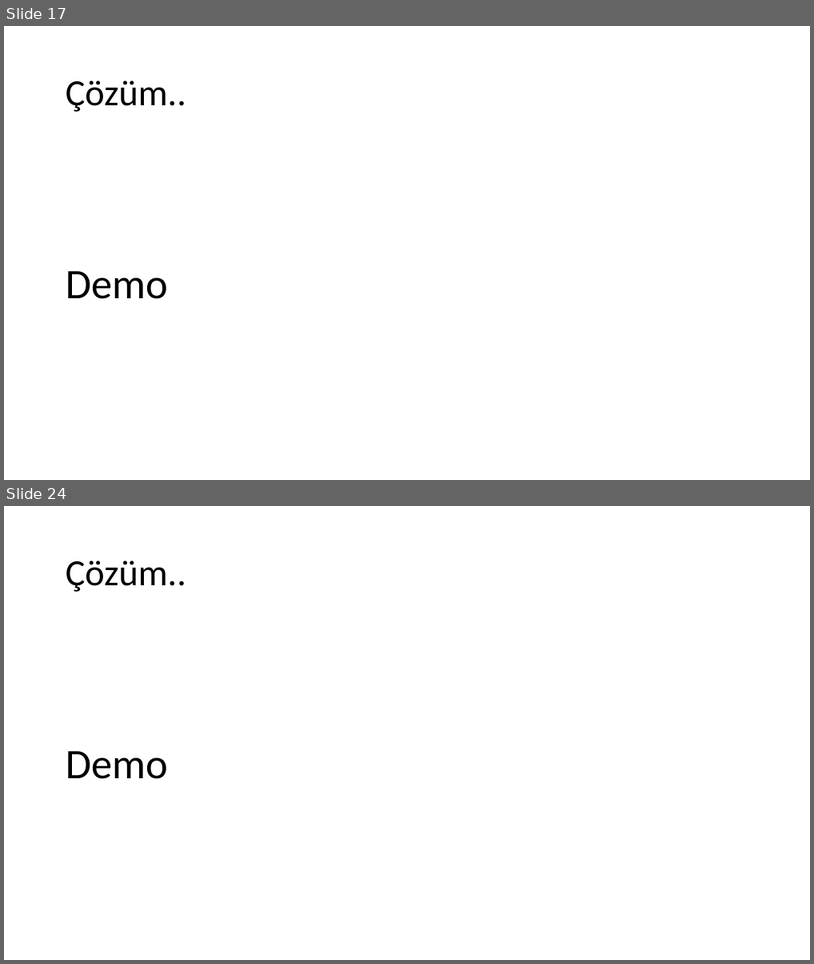
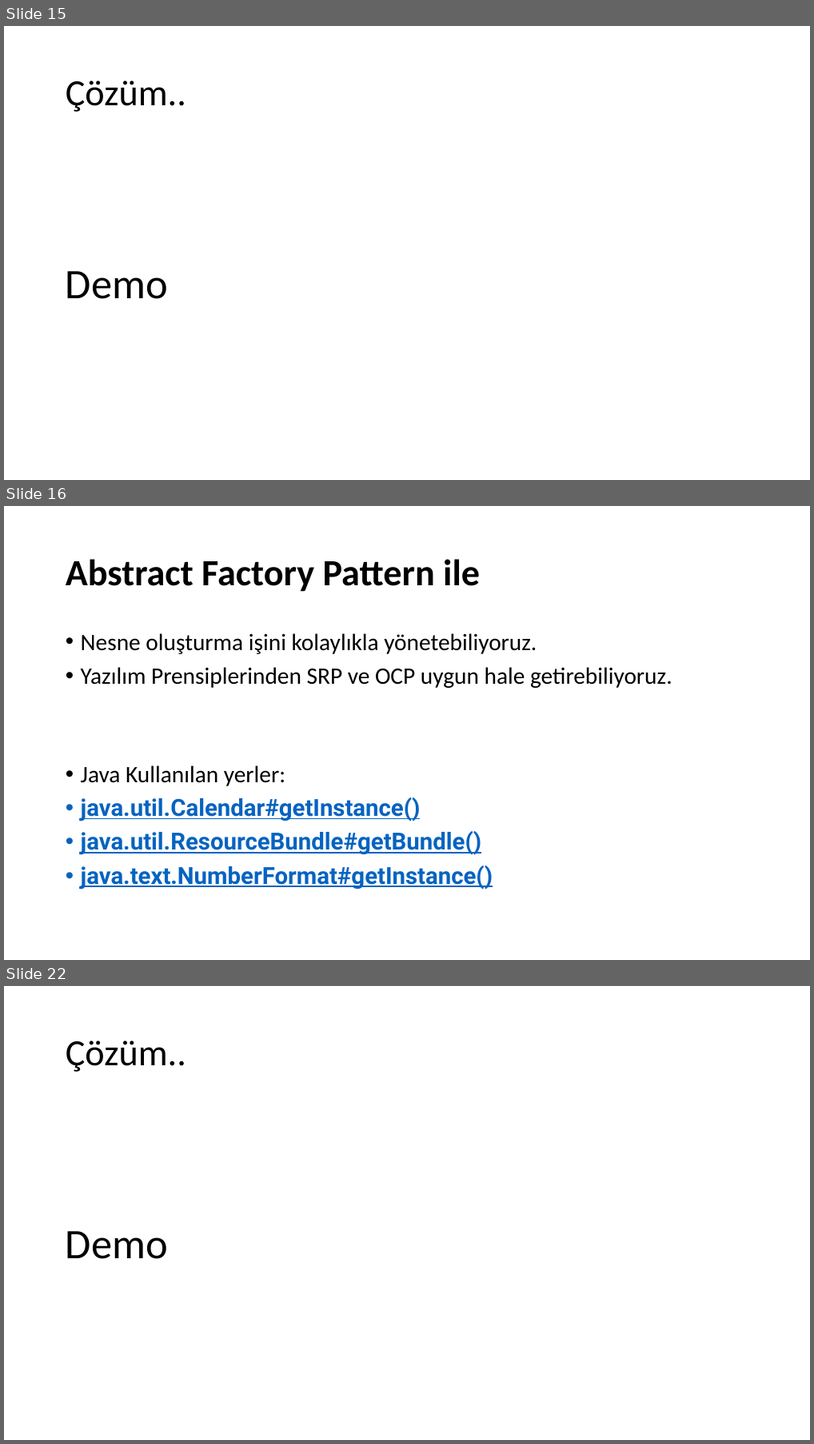
Before and after one commit to umiitkose/DesignPattern-Umiitkose, a slide deck: Tasarımdesenleri.pptx. Shown one above the other, each under a label of ours: slides 17 and 24 before the commit, slides 15, 16 and 22 after it; the slides between them are not shown. The pictures are 814x964 and 814x1444 pixels, drawn with LibreOffice and Linux fonts; fonts in the diff are those of the drawing. Boxes give left, top, right and bottom in pixels: in the first picture for what was removed or moved away, otherwise in the second. Text is boxed around its words. In the diff, an @@ line names an element or a change of style, - is before the commit and + after.

```diff
--- a/Tasarımdesenleri.pptx
+++ b/Tasarımdesenleri.pptx
@@ slide 16 added at (4, 506, 810, 960), background #FFFFFF @@
@@ title added at (66, 559, 480, 592), 44 pt, text #000000, bold @@
+Abstract Factory Pattern ile
@@ text added at (81, 633, 673, 688), 28 pt, text #000000 @@
+• Nesne oluşturma işini kolaylıkla yönetebiliyoruz.
+• Yazılım Prensiplerinden SRP ve OCP uygun hale getirebiliyoruz.
@@ text added at (81, 765, 493, 889), 28 pt, text #0563C1, bold, underline @@
+• Java Kullanılan yerler:
+• java.util.Calendar#getInstance()
+• java.util.ResourceBundle#getBundle()
+• java.text.NumberFormat#getInstance()
@@ what was slide 17 is now slide 15 @@
@@ what was slide 24 is now slide 22 @@
```
Also in this commit, not shown: 20 other slides added.
